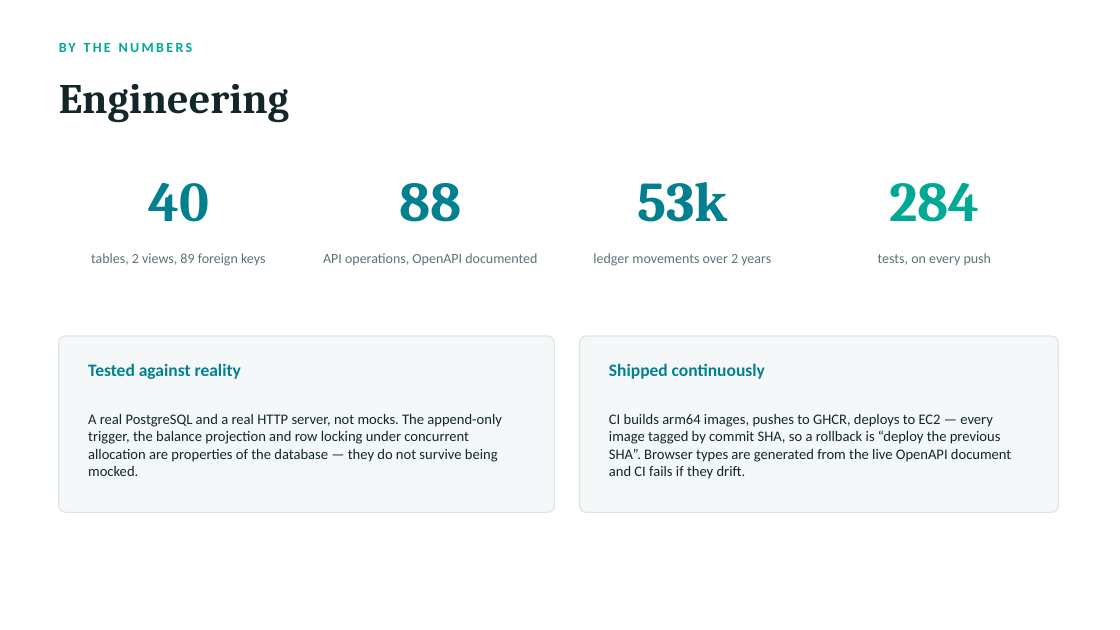
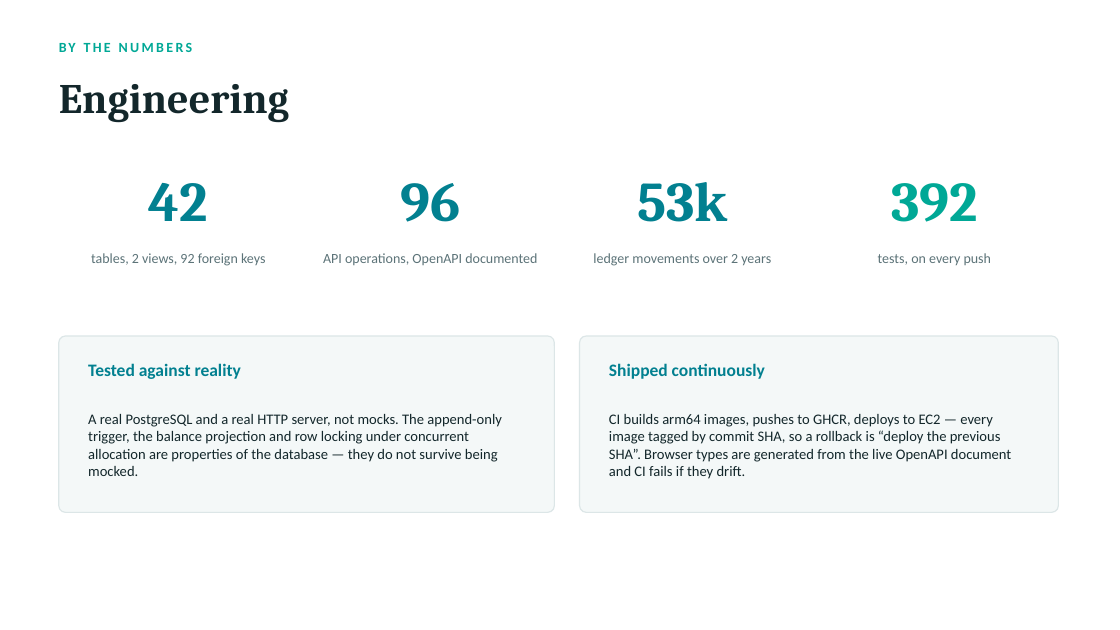
Before and after one commit to Sadhna2/pharmacy_inventory_managment_system, a slide deck: slide 15 of docs/pharmacy-inventory-deck.pptx. Drawn at 1120x630 pixels with LibreOffice and Linux fonts; fonts in the diff are those of the drawing. Boxes give left, top, right and bottom in pixels: in the first picture for what was removed or moved away, otherwise in the second. Text is boxed around its words. In the diff, an @@ line names an element or a change of style, - is before the commit and + after.

```diff
--- a/docs/pharmacy-inventory-deck.pptx
+++ b/docs/pharmacy-inventory-deck.pptx
@@ text at <box>149,183,208,221</box>: text changed @@
-40
+42
@@ text at <box>400,183,460,222</box>: text changed @@
-88
+96
@@ text at <box>891,183,978,222</box>: text changed @@
-284
+392
@@ text at <box>91,253,265,266</box>: text changed @@
-tables, 2 views, 89 foreign keys
+tables, 2 views, 92 foreign keys
```
Also in this commit, not shown: 9 other files.
